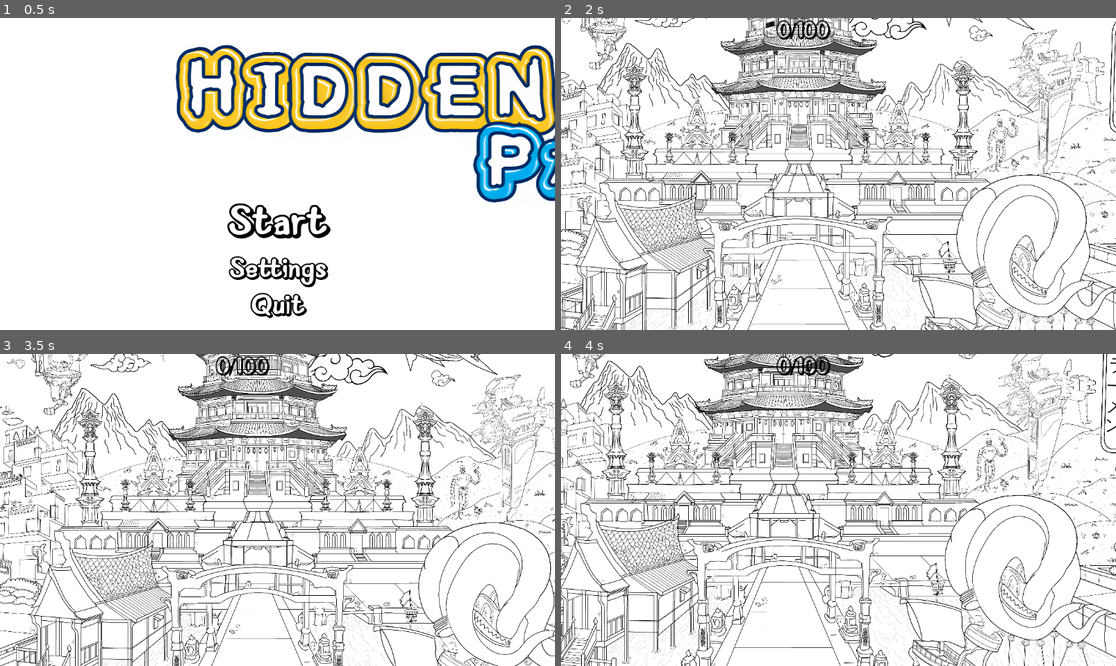
Above: before the commit, frames 1-4 (two rows, left to right).
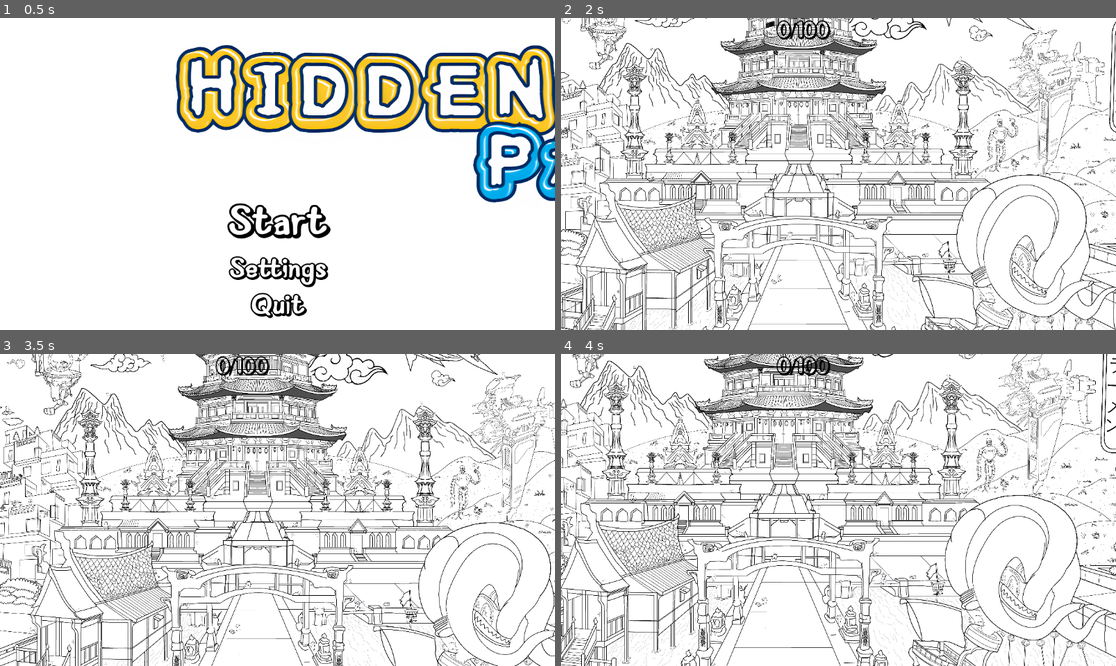
Above: after the commit, the same moments.

Repository: Wpan0n/_HiddenPaws_
Game: Godot game, scene res://scences/main_menu.tscn
Two runs of this game, one before a commit and one after it. Both use one fixed random seed, a clock stepped at 60 frames per second and the inputs below.
Inputs (mouse positions are in pixels of both pictures, inside the frame that each line leads up to):
- Up to frame 1 (0.5 s): no input
- Up to frame 2 (2 s): click "Start" at 0.5 s; move the mouse to (960, 158) at 1.27 s; click (960, 158) at 1.42 s
- Up to frame 3 (3.5 s): drag from (166, 525) to (249, 572) at 2.02 s; move the mouse to (333, 441) at 2.77 s; click (333, 441) at 2.92 s
- Up to frame 4 (4 s): drag from (810, 572) to (672, 463) at 3.52 s

Frame 1 is identical in both runs. In frame 2, less than 0.1% of the frame differs, in the area x 16-96%, y 2-33%; in frame 3, less than 0.1%; in frame 4, less than 0.1%.

Commit message:
Update MainGame.tscn

Diff:
--- a/scences/MainGame.tscn
+++ b/scences/MainGame.tscn
@@ -233,7 +233,7 @@
 volume_db = -30.0
 
 [node name="Sprite2D10" type="Sprite2D" parent="Sprite2D" groups=["sprite_group"]]
-position = Vector2(-984, -319)
+position = Vector2(-1466, -858)
 scale = Vector2(0.0452046, 0.0452046)
 texture = ExtResource("14_8ncog")
 script = ExtResource("5_j0mpy")
@@ -243,7 +243,7 @@
 volume_db = -30.0
 
 [node name="Sprite2D11" type="Sprite2D" parent="Sprite2D" groups=["sprite_group"]]
-position = Vector2(114, -1368)
+position = Vector2(-94.0001, -2079)
 scale = Vector2(0.0632354, 0.0632354)
 texture = ExtResource("15_bmc15")
 script = ExtResource("5_j0mpy")
@@ -740,8 +740,8 @@
 volume_db = -30.0
 
 [node name="Sprite2D60" type="Sprite2D" parent="Sprite2D" groups=["sprite_group"]]
-position = Vector2(2813, 369)
-scale = Vector2(0.0632354, 0.0632354)
+position = Vector2(1134, -1651)
+scale = Vector2(0.0481695, 0.0481695)
 texture = ExtResource("43_deeur")
 script = ExtResource("5_j0mpy")
 
@@ -948,8 +948,7 @@
 volume_db = -30.0
 
 [node name="Sprite2D80" type="Sprite2D" parent="Sprite2D" groups=["sprite_group"]]
-position = Vector2(203, -701)
-rotation = 0.122173
+position = Vector2(-848, -368)
 scale = Vector2(0.353376, 0.353376)
 texture = ExtResource("77_0flo3")
 script = ExtResource("5_j0mpy")
@@ -1081,7 +1080,7 @@
 volume_db = -30.0
 
 [node name="Sprite2D93" type="Sprite2D" parent="Sprite2D" groups=["sprite_group"]]
-position = Vector2(2221, -275)
+position = Vector2(1808, -1018)
 scale = Vector2(0.267582, 0.267582)
 texture = ExtResource("90_m4pvn")
 script = ExtResource("5_j0mpy")
@@ -1121,8 +1120,8 @@
 volume_db = -30.0
 
 [node name="Sprite2D97" type="Sprite2D" parent="Sprite2D" groups=["sprite_group"]]
-position = Vector2(-2298, -1744)
-scale = Vector2(0.0587915, 0.0587915)
+position = Vector2(-2295, -1742)
+scale = Vector2(0.0587915, 0.0606457)
 texture = ExtResource("94_e8b4i")
 script = ExtResource("5_j0mpy")
 
